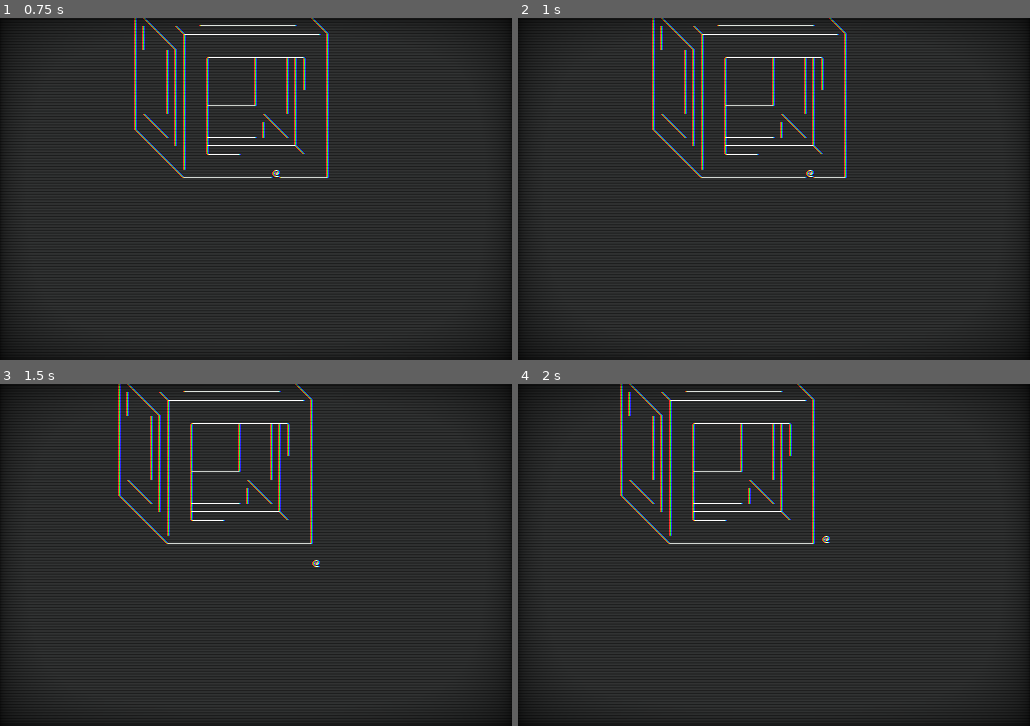
Above: before the commit, frames 1-4 (two rows, left to right).
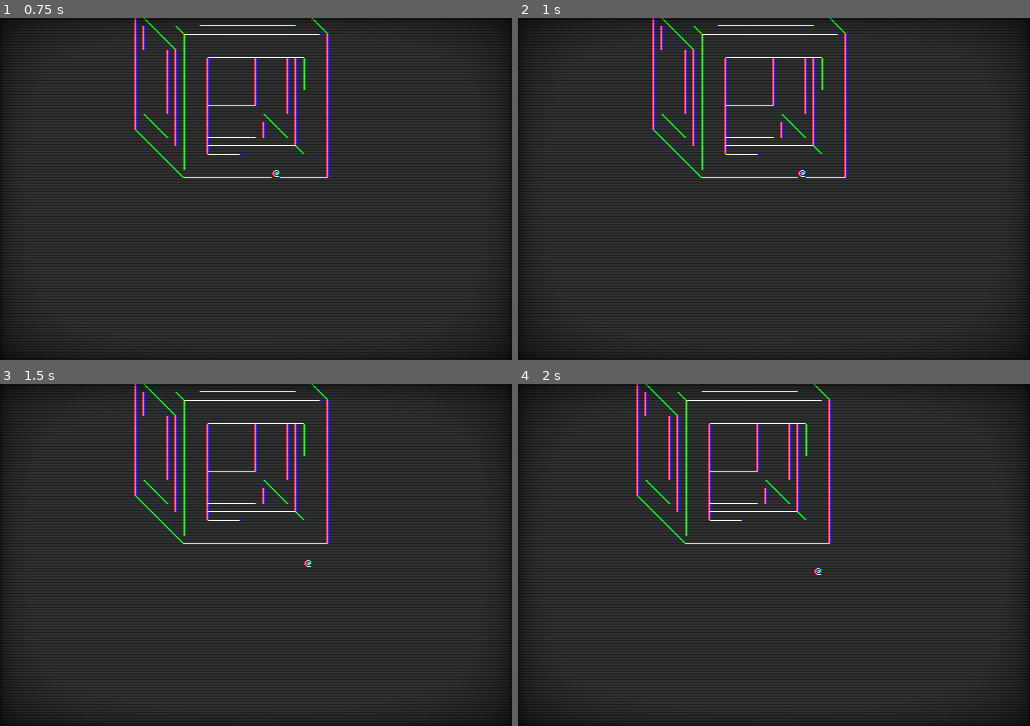
Above: after the commit, the same moments.

Repository: microaeris/ggj-2021
Game: Godot game, scene res://scenes/main.tscn
Two runs of this game, one before a commit and one after it. Both use one fixed random seed, a clock stepped at 60 frames per second and the inputs below. Before the commit the project has no main scene; this scene is started directly in both runs.
Inputs:
- Up to frame 1 (0.75 s): tap Enter (ui_accept) at 0.5 s; hold Right (ui_right) from 0.53 s (still down); hold J (grab) from 0.53 s (still down)
- Up to frame 2 (1 s): keep holding Right (ui_right); keep holding J (grab); tap Space (jump) at 0.77 s
- Up to frame 3 (1.5 s): release Right (ui_right) at 1.28 s; release J (grab) at 1.28 s; hold Down (ui_down) from 1.28 s (still down); tap J (grab) at 1.35 s
- Up to frame 4 (2 s): keep holding Down (ui_down); tap Space (jump) at 1.52 s

Frame 1 is identical in both runs. In frame 2, less than 0.1% of the frame differs, in the area x 54-59%, y 44-47%; in frame 3, 3.7%, in the area x 23-65%, y 0-54%; in frame 4, 3.7%.

Commit message:
Optimized voxel_map_space_to_screen_space because it caused spikes in processing time. Unrolled vector2 calls to fix it. Also stopped writing to the RichTextLabel buter directly. That was causing ~33% of the idle time lag

Diff:
--- a/project.godot
+++ b/project.godot
@@ -16,7 +16,7 @@
 [application]
 
 config/name="ascii-voxel"
-boot_splash/image="res://assets/boot_splash.png"
+run/main_scene="res://scenes/main.tscn"
 config/icon="res://icon.png"
 
 [autoload]
--- a/scripts/camera.gd
+++ b/scripts/camera.gd
@@ -77,6 +77,4 @@
 		cam_pos.z -= 1
 		cam_pos.z = max(cam_pos.z, 0)
 
-	print(cam_pos)
-
 	set_camera_center(cam_pos)
--- a/scripts/char_map.gd
+++ b/scripts/char_map.gd
@@ -58,9 +58,12 @@
 
 
 func get_element(pos: Vector3) -> int:
-	if is_valid_pos(pos):
-		return char_map[pos.z][pos.y][pos.x]
-	return GameState.Object_t.OBJECT_NONE
+	return char_map[pos.z][pos.y][pos.x]
+
+	# The following code was occassionally spiking processing time.
+	# if is_valid_pos(pos):
+	# 	return char_map[pos.z][pos.y][pos.x]
+	# return GameState.Object_t.OBJECT_NONE
 
 
 func is_valid_object_type(value: int) -> bool:
--- a/scripts/player.gd
+++ b/scripts/player.gd
@@ -9,7 +9,7 @@
 const BUTTON_WAIT_MS: float = .25
 const MAX_JUMP_HEIGHT: int = 4
 # Time between vertical movements
-const VERT_MOVE_WAIT_S: float = .1
+const VERT_MOVE_WAIT_S: float = 0.0 # .1
 
 ## Locals
 
@@ -45,12 +45,12 @@
 	var old_pos: Vector3 = player_pos
 	handle_jump_and_fall(false, delta)
 
-	if up_pressed or down_pressed or left_pressed or right_pressed:
-		wasd_press_delta += delta
-		if wasd_press_delta >= BUTTON_WAIT_MS:
-			wasd_press_delta -= BUTTON_WAIT_MS
-			wasd_press_delta = max(0, wasd_press_delta)
-			handle_wasd_input()
+	# if up_pressed or down_pressed or left_pressed or right_pressed:
+	# 	wasd_press_delta += delta
+	# 	if wasd_press_delta >= BUTTON_WAIT_MS:
+	# 		wasd_press_delta -= BUTTON_WAIT_MS
+	# 		wasd_press_delta = max(0, wasd_press_delta)
+	# 		handle_wasd_input()
 
 	handle_player_moved(old_pos)  # Draws screen and stuff
 
--- a/scripts/renderer.gd
+++ b/scripts/renderer.gd
@@ -11,6 +11,8 @@
 
 const SCREEN_CHAR_WIDTH: int  = 64
 const SCREEN_CHAR_HEIGHT: int  = 41
+
+const SCREEN_CENTER: Vector2 = Vector2(SCREEN_CHAR_WIDTH / 2, SCREEN_CHAR_HEIGHT / 2)
 
 const VOXEL_WIDTH: int = 3
 const VOXEL_HEIGHT: int = 3
@@ -212,15 +214,16 @@
 	"""
 	assert(len(screen_buffer) <= SCREEN_CHAR_HEIGHT)
 
-	Text.set_text("")
+	var local_str = ""
 	for row in screen_buffer:
 		assert(len(row) <= SCREEN_CHAR_WIDTH)
 		for element in row:
 			if element == null:
-				Text.text += " "
+				local_str += " "
 			else:
-				Text.text += element
-		Text.text += "\n"
+				local_str += element
+		local_str += "\n"
+	Text.set_text(local_str)
 	clear_screen_buffer()
 
 
@@ -1062,30 +1065,22 @@
 	top left of the voxel. If the voxel is off the screen, this function will
 	return negative values in the vector.
 	"""
-	assert($Map.is_valid_pos(pos))
+	# assert($Map.is_valid_pos(pos))  # Enable if I need to debug.
 	var cam_pos_char: Vector3 = $Camera.get_camera_center()
-	var cam_pos_voxel: Vector3 = $CharMap.convert_to_voxel_map_coords(cam_pos_char)
 
 	# This is where camera's center voxel goes on the screen!
-	var screen_center: Vector2 = Vector2(SCREEN_CHAR_WIDTH / 2, SCREEN_CHAR_HEIGHT / 2)
 	var char_z: int = $CharMap.VOXEL_HEIGHT - (int(cam_pos_char.z) % $CharMap.VOXEL_HEIGHT)
 	var char_x: int = int(cam_pos_char.x) % $CharMap.VOXEL_WIDTH
 	var delta: Vector2 = Vector2(char_x + 1, char_z + 1)
-	var top_left_of_camera_center_voxel: Vector2 = screen_center - delta
-
-	# dist_between_voxel_and_camera_center_voxel
-	var dist: Vector3 = pos - cam_pos_voxel
+	var top_left_of_camera_center_voxel: Vector2 = SCREEN_CENTER - delta
+
+	# dist_between_voxel_and_camera_center_voxel = pos - cam_pos_voxel
+	var dist: Vector3 = pos - $CharMap.convert_to_voxel_map_coords(cam_pos_char)
 
 	# Calculate if the voxel fits on the screen.
-	var screen_space_dist_x: int = dist.x * VOXEL_WIDTH
-	var screen_space_dist_y: int = dist.z * -VOXEL_HEIGHT
-	screen_space_dist_x += dist.y
-	screen_space_dist_y += dist.y
-
-	var voxel_screen_space_pos: Vector2 = top_left_of_camera_center_voxel + \
-		Vector2(screen_space_dist_x, screen_space_dist_y)
-
-	return voxel_screen_space_pos
+	top_left_of_camera_center_voxel.x += (dist.x * VOXEL_WIDTH) + dist.y
+	top_left_of_camera_center_voxel.y += (dist.z * -VOXEL_HEIGHT) + dist.y
+	return top_left_of_camera_center_voxel
 
 
 func char_map_space_to_screen_space(pos: Vector3) -> Vector2:
Not shown, changed: .gitignore
